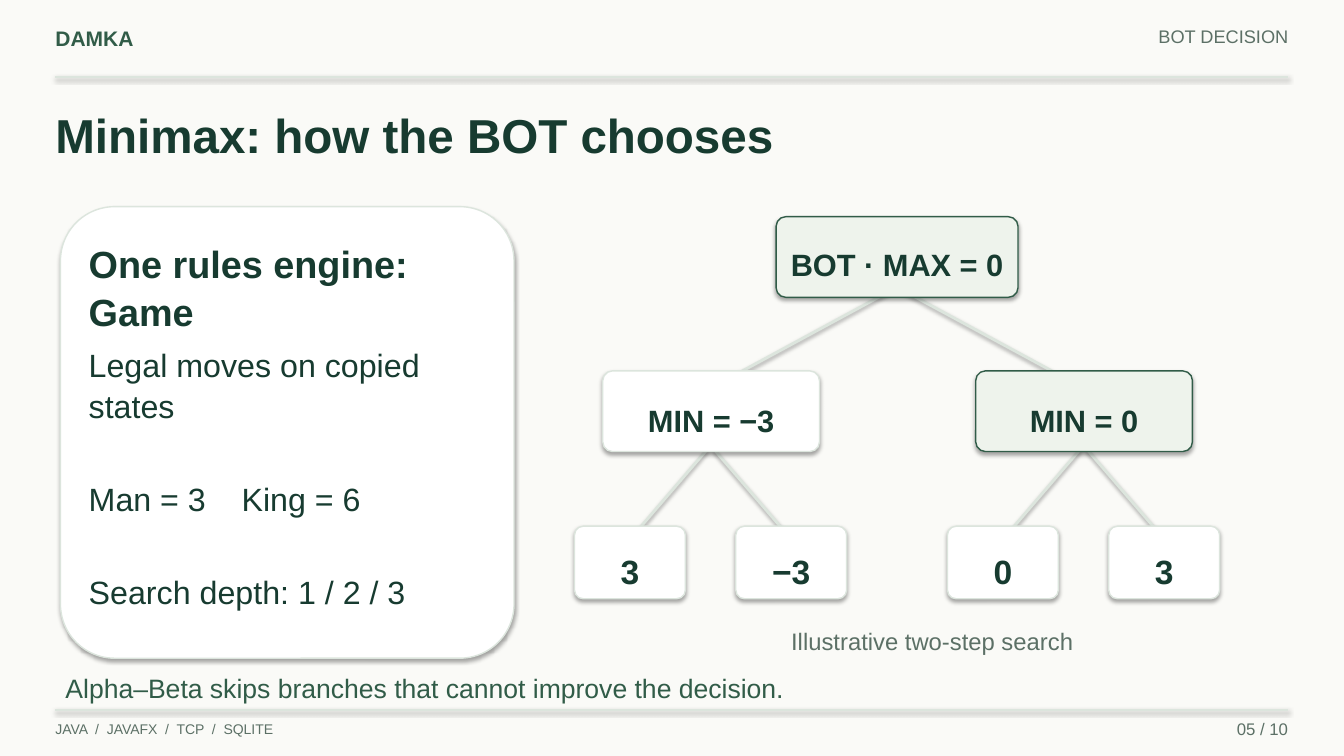
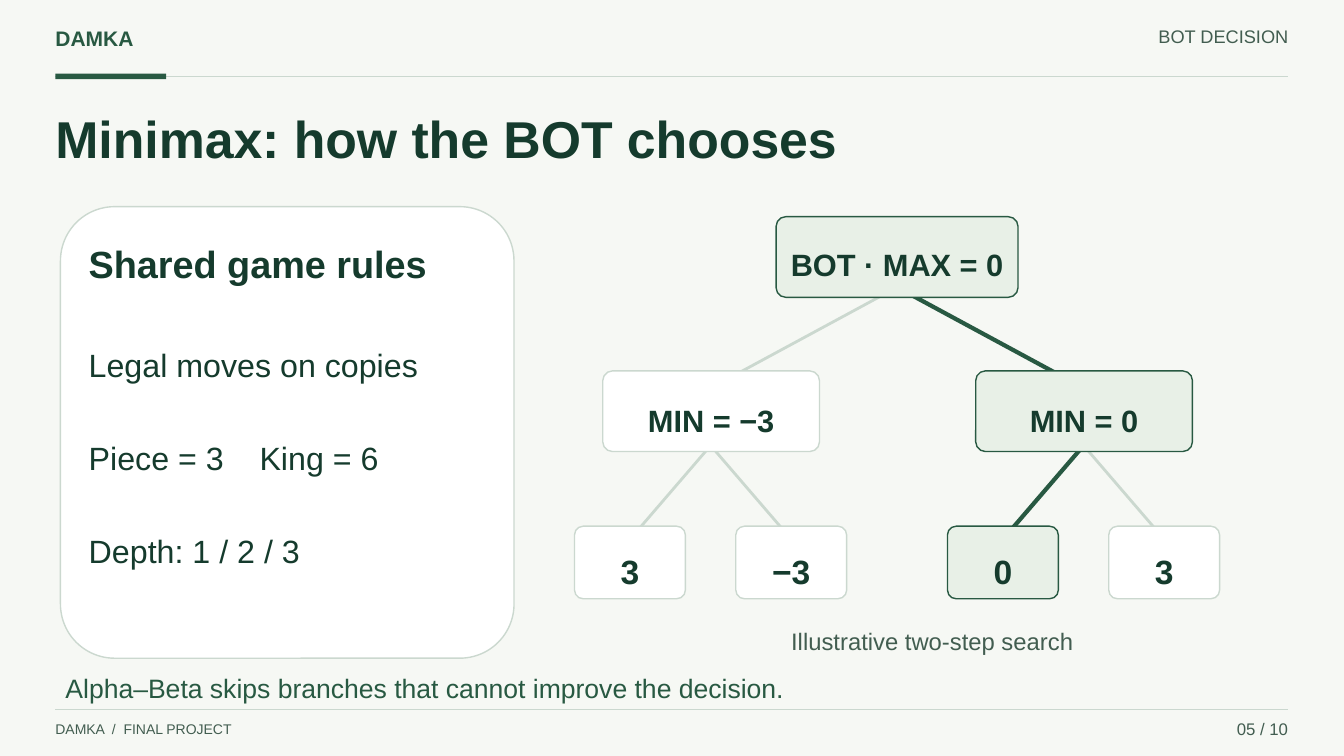
Before and after one commit to MuthannaFrhat/damka-game, a slide deck: slide 5 of docs/presentation/Damka_Presentation.pptx. Drawn at 1344x756 pixels with LibreOffice and Linux fonts; fonts in the diff are those of the drawing. Boxes give left, top, right and bottom in pixels: in the first picture for what was removed or moved away, otherwise in the second. Text is boxed around its words. In the diff, an @@ line names an element or a change of style, - is before the commit and + after.

Commit message:
Polish presentation design and update closing slides

```diff
--- a/docs/presentation/Damka_Presentation.pptx
+++ b/docs/presentation/Damka_Presentation.pptx
@@ background #FAFAF7 to #F6F8F4 @@
@@ line (55, 77) - (1289, 77): stroke #DCE5DD 1.4 pt to #CBD8CF 1 pt @@
@@ rectangle added at box(55, 74, 166, 80), fill #285942 @@
@@ text "Minimax: how the BOT chooses" at box(55, 120, 837, 159): size 34 to 37 pt, text colour #173B30 to #153B2D @@
@@ rounded rectangle at box(776, 217, 1018, 297): fill #EEF3EC to #E8F0E7; outline #315C48 1 pt to #285942 1 pt; shadow off @@
@@ text at box(89, 250, 426, 285): text changed; text colour #173B30 to #153B2D @@
-One rules engine: Game
+Shared game rules
@@ line moved from (897, 287) - (1084, 388) to (897, 287) - (711, 388) @@
@@ line (897, 287) - (711, 388): stroke #DCE5DD 2 pt to #CBD8CF 2 pt @@
@@ line removed from (897, 287) to (711, 388) @@
@@ line moved from (711, 446) - (630, 539) to (897, 287) - (1084, 388) @@
@@ line (897, 287) - (1084, 388): stroke #DCE5DD 2 pt to #285942 3 pt @@
@@ text at box(89, 353, 418, 569): text changed; text colour #173B30 to #153B2D @@
-Legal moves on copied states
-Man = 3 King = 6
-Search depth: 1 / 2 / 3
+Legal moves on copies
+Piece = 3 King = 6
+Depth: 1 / 2 / 3
@@ rounded rectangle at box(976, 371, 1193, 452): fill #EEF3EC to #E8F0E7; outline #315C48 1 pt to #285942 1 pt; shadow off @@
@@ line moved from (711, 446) - (791, 539) to (711, 446) - (630, 539) @@
@@ line (711, 446) - (630, 539): stroke #DCE5DD 2 pt to #CBD8CF 2 pt @@
@@ line moved from (1084, 446) - (1003, 539) to (711, 446) - (791, 539) @@
@@ line (711, 446) - (791, 539): stroke #DCE5DD 2 pt to #CBD8CF 2 pt @@
@@ line moved from (1084, 446) - (1165, 539) to (1084, 446) - (1003, 539) @@
@@ line (1084, 446) - (1003, 539): stroke #DCE5DD 2 pt to #285942 3 pt @@
@@ line added from (1084, 446) to (1165, 539), #CBD8CF 2 pt @@
@@ rounded rectangle at box(948, 526, 1059, 599): fill #FFFFFF to #E8F0E7; outline #DCE5DD 1 pt to #285942 1 pt; shadow off @@
@@ outline #DCE5DD 1 pt to #CBD8CF 1 pt; shadow off in 5 elements at box(60, 207, 514, 658), box(603, 371, 820, 452), box(575, 526, 686, 599), box(736, 526, 847, 599), box(1109, 526, 1220, 599) @@
@@ text "0" at box(994, 560, 1013, 585): text colour #173B30 to #153B2D @@
@@ text colour #5C7066 to #425D50 in 3 elements at box(1158, 30, 1288, 43), box(1237, 723, 1288, 735), box(791, 632, 1073, 655) @@
@@ line (55, 710) - (1289, 710): stroke #DCE5DD 1.4 pt to #CBD8CF 0.8 pt @@
@@ text at box(55, 724, 231, 734): text changed; text colour #5C7066 to #425D50 @@
-JAVA / JAVAFX / TCP / SQLITE
+DAMKA / FINAL PROJECT
```
Also in this commit, not shown: 8 other slides changed, 1 slide added, 1 slide removed, 4 other files.
